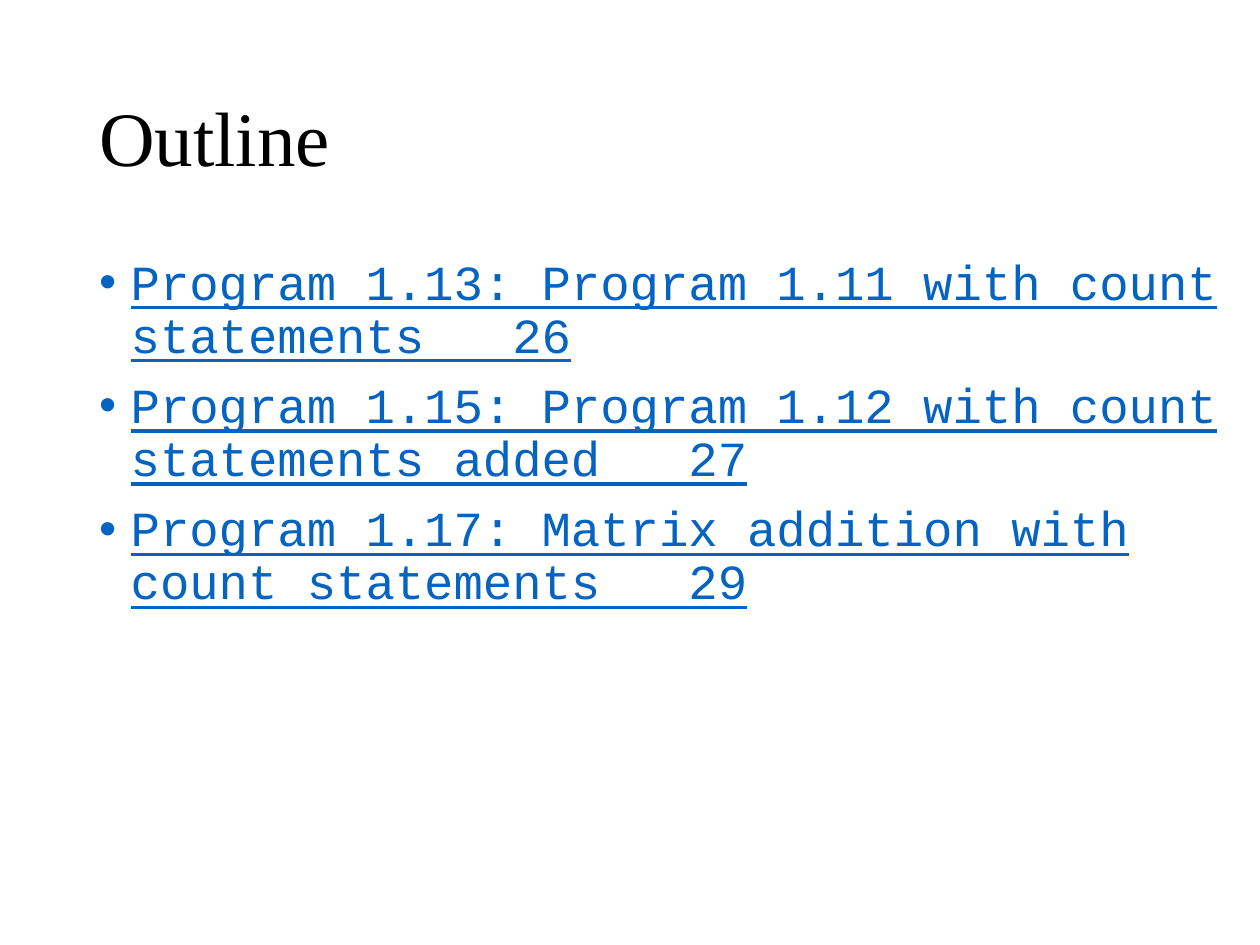
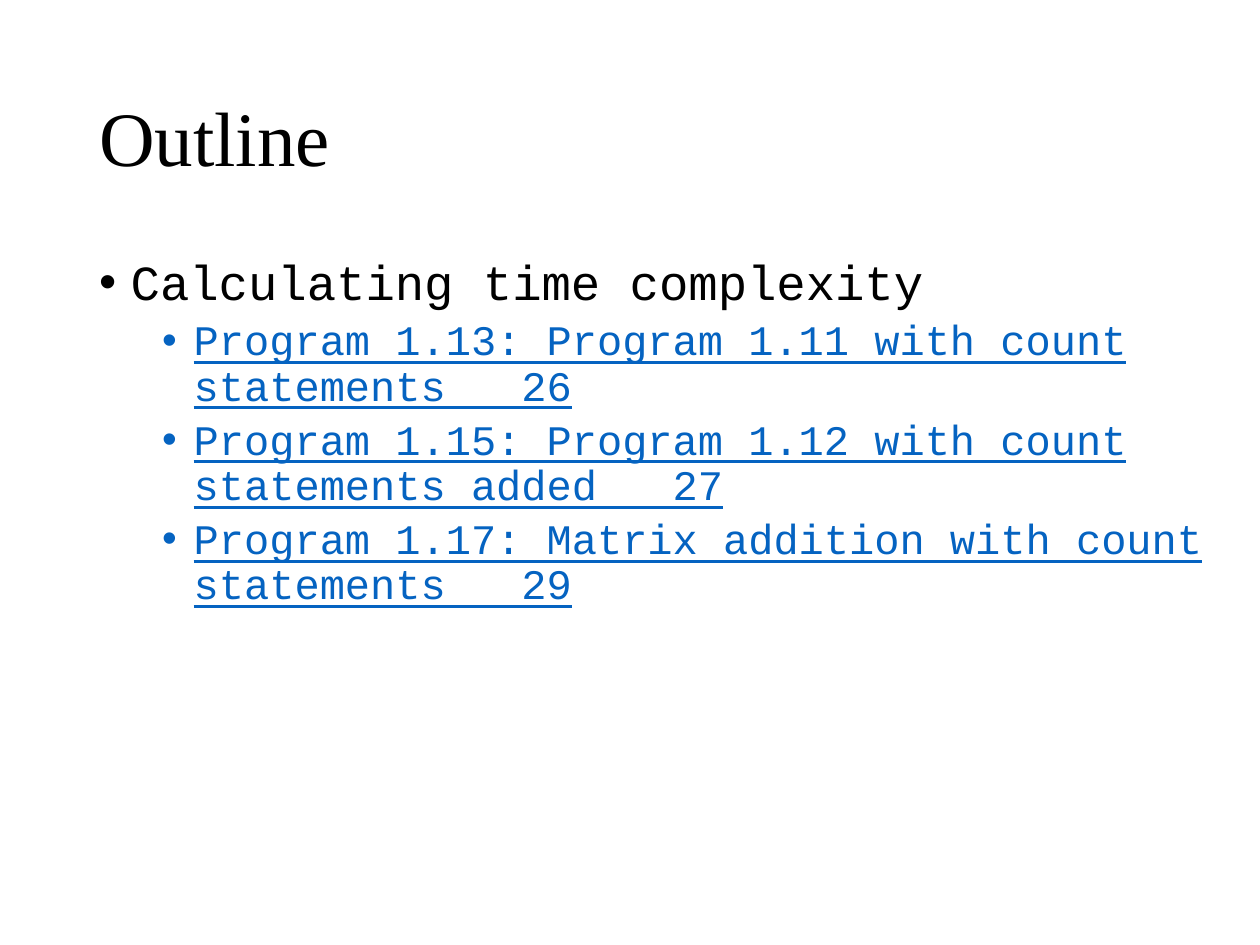
Before and after one commit to wangruxing/DataStructure, a slide deck: slide 2 of Chapter 1 Basic Concepts/Chapter 1.pptx. Drawn at 1260x945 pixels with LibreOffice and Linux fonts; fonts in the diff are those of the drawing. Boxes give left, top, right and bottom in pixels: in the first picture for what was removed or moved away, otherwise in the second. Text is boxed around its words. In the diff, an @@ line names an element or a change of style, - is before the commit and + after.

```diff
--- a/Chapter 1 Basic Concepts/Chapter 1.pptx
+++ b/Chapter 1 Basic Concepts/Chapter 1.pptx
@@ text at bbox=[131, 264, 924, 311]: paragraph added @@
+• Calculating time complexity
@@ text at bbox=[194, 325, 1202, 608]: size 28 to 24 pt in "Program 1.13: Program 1.11 with count statements ...", "Program 1.15: Program 1.12 with count statements ...", "Program 1.17: Matrix addition with count statements ..."; list level 1 to 2 in "Program 1.13: Program 1.11 with ..."; list level 1 to 2 in "Program 1.15: Program 1.12 with ..."; list level 1 to 2 in "Program 1.17: Matrix addition with ..." @@
```
